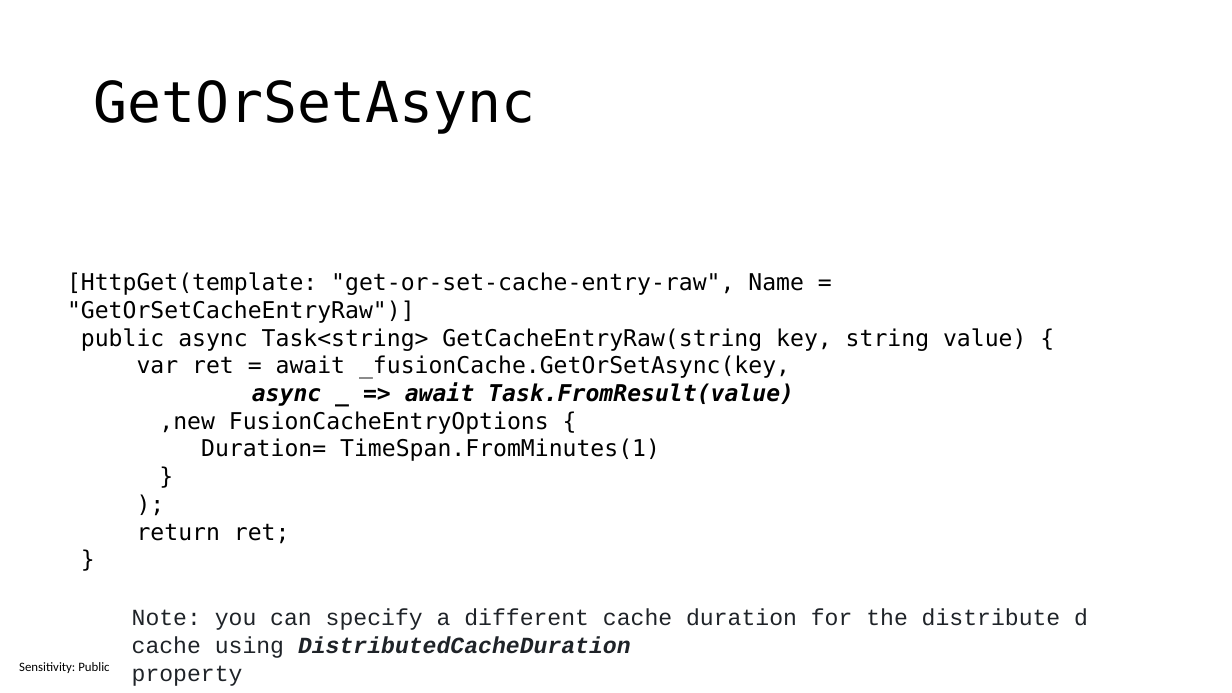
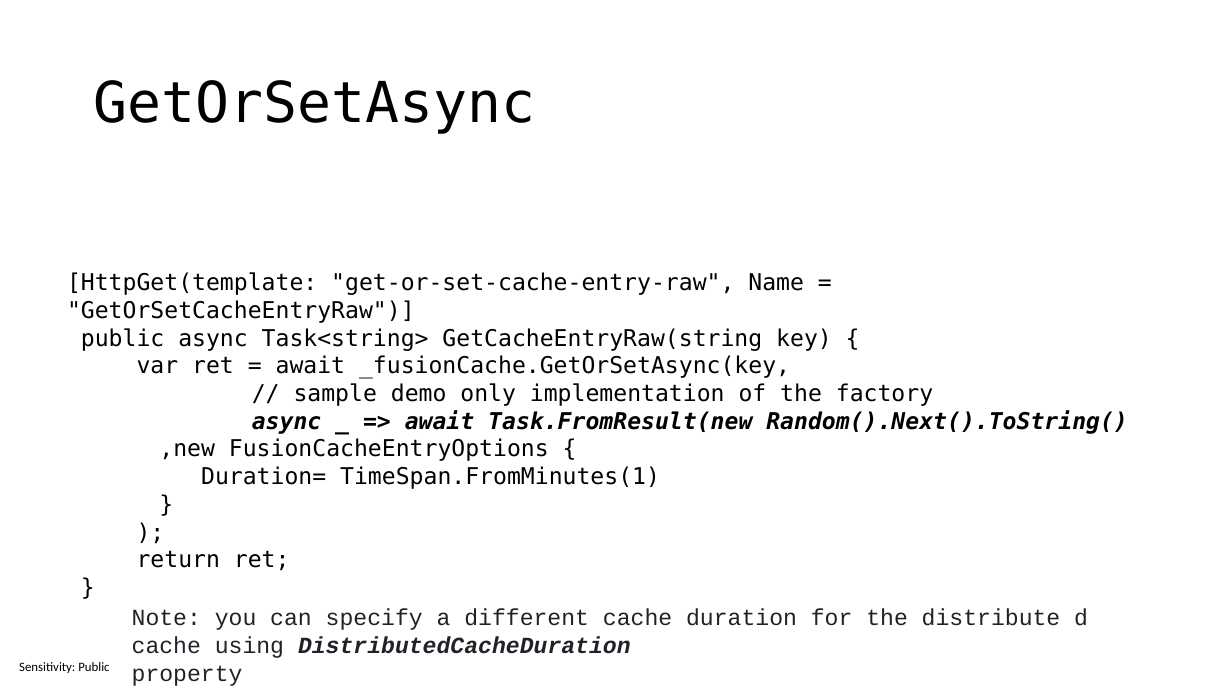
Before and after one commit to sabbadino/cache-like-a-pro-fusion-cache, a slide deck: slide 28 of cache-like-a-pro.pptx. Drawn at 1232x693 pixels with LibreOffice and Linux fonts; fonts in the diff are those of the drawing. Boxes give left, top, right and bottom in pixels: in the first picture for what was removed or moved away, otherwise in the second. Text is boxed around its words. In the diff, an @@ line names an element or a change of style, - is before the commit and + after.

Commit message:
slides

```diff
--- a/cache-like-a-pro.pptx
+++ b/cache-like-a-pro.pptx
@@ text at box(81, 328, 1128, 461): text changed @@
-public async Task<string> GetCacheEntryRaw(string key, string value) {
-var ret = await _fusionCache.GetOrSetAsync(key,
-async _ => await Task.FromResult(value)
-,new FusionCacheEntryOptions {
+public async Task<string> GetCacheEntryRaw(string key) {
+var ret = await _fusionCache.GetOrSetAsync(key,
+// sample demo only implementation of the factory
+async _ => await Task.FromResult(new Random().Next().ToString()
+,new FusionCacheEntryOptions {
```
Also in this commit, not shown: 8 other slides changed.
